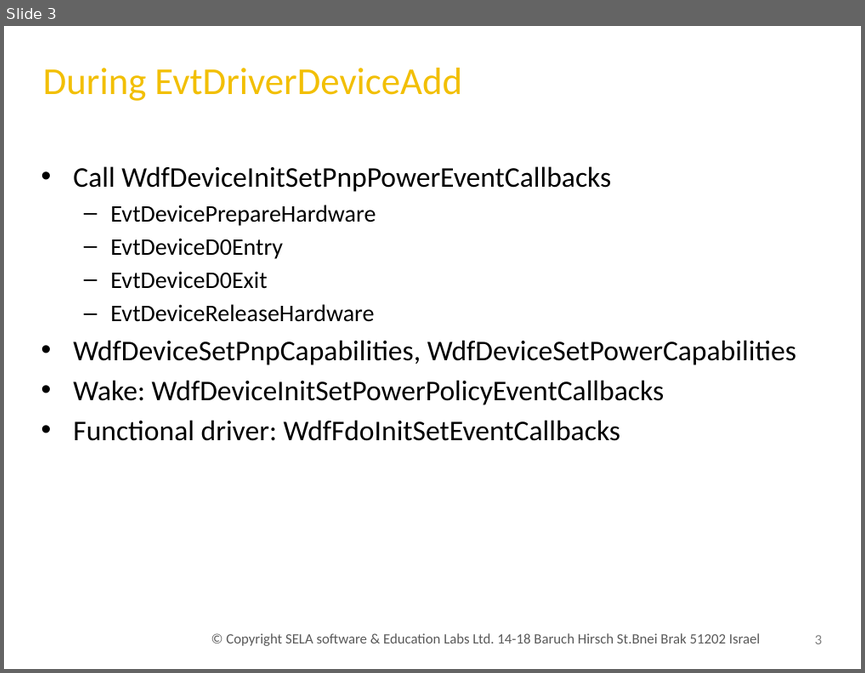
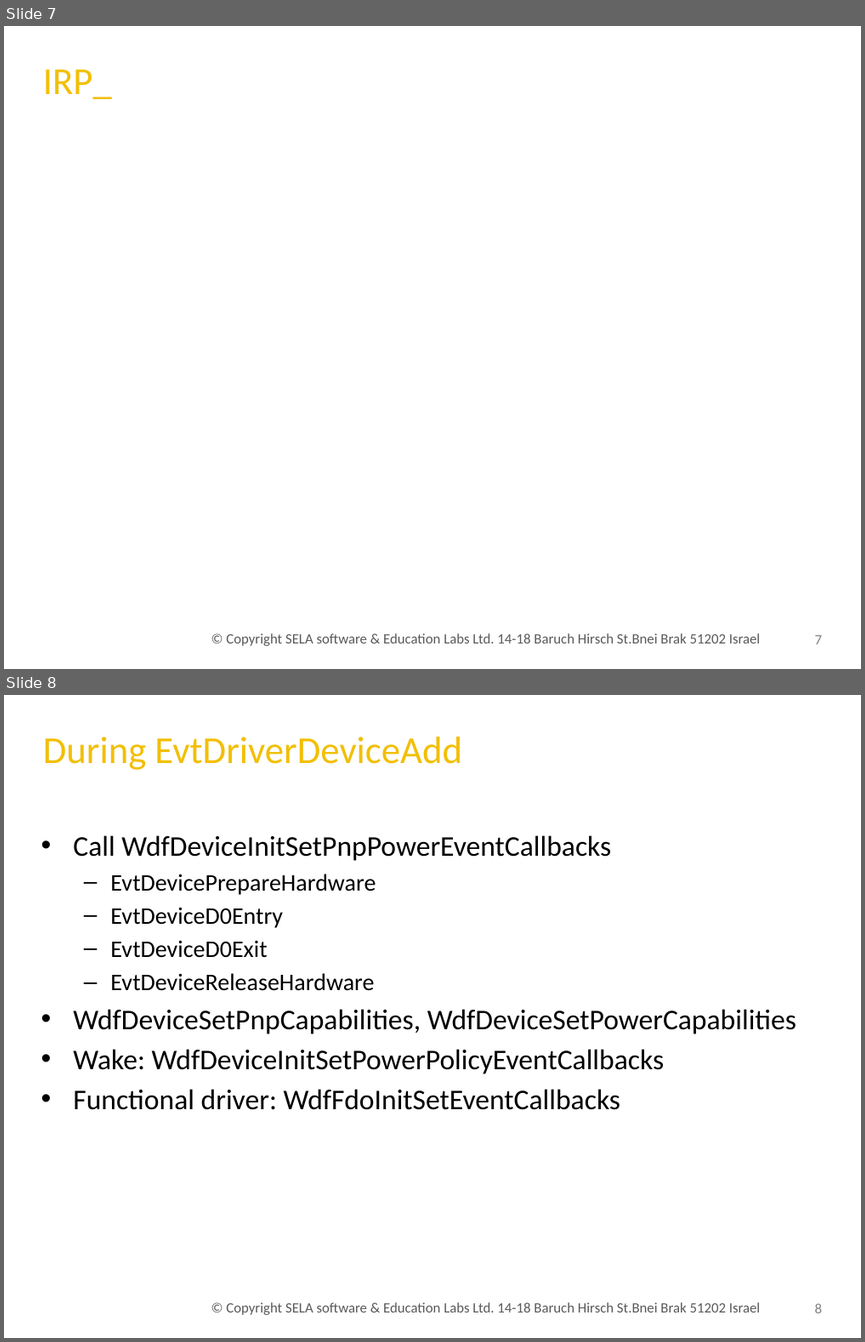
Before and after one commit to uri247/Projects, a slide deck: pmgmt/Pow040.Kmdf.pptx. Shown one above the other, each under a label of ours: slide 3 before the commit, slides 7 and 8 after it. The pictures are 865x673 and 865x1342 pixels, drawn with LibreOffice and Linux fonts; fonts in the diff are those of the drawing; background and template pictures are left out. Boxes give left, top, right and bottom in pixels: in the first picture for what was removed or moved away, otherwise in the second. Text is boxed around its words. In the diff, an @@ line names an element or a change of style, - is before the commit and + after.

```diff
--- a/pmgmt/Pow040.Kmdf.pptx
+++ b/pmgmt/Pow040.Kmdf.pptx
@@ slide 7 added at (4,26,861,669), background picture (left out) @@
@@ title added at (43,69,112,99), 32 pt, text gradient #DC8506 to #F2BF04 to #FFFFCC @@
+IRP_
@@ text added at (226,633,760,646), 12 pt, text #595959 @@
+© Copyright SELA software & Education Labs Ltd. 14-18 Baruch Hirsch St.Bnei Brak 51202 Israel
@@ page number added at (815,635,822,644), 12 pt, text #808080 @@
+7
@@ what was slide 3 is now slide 8 @@
@@ page number at (815,1303,822,1313): text changed @@
-3
+8
```
Also in this commit, not shown: 2 slides changed, 4 other slides added, 19 other files.
